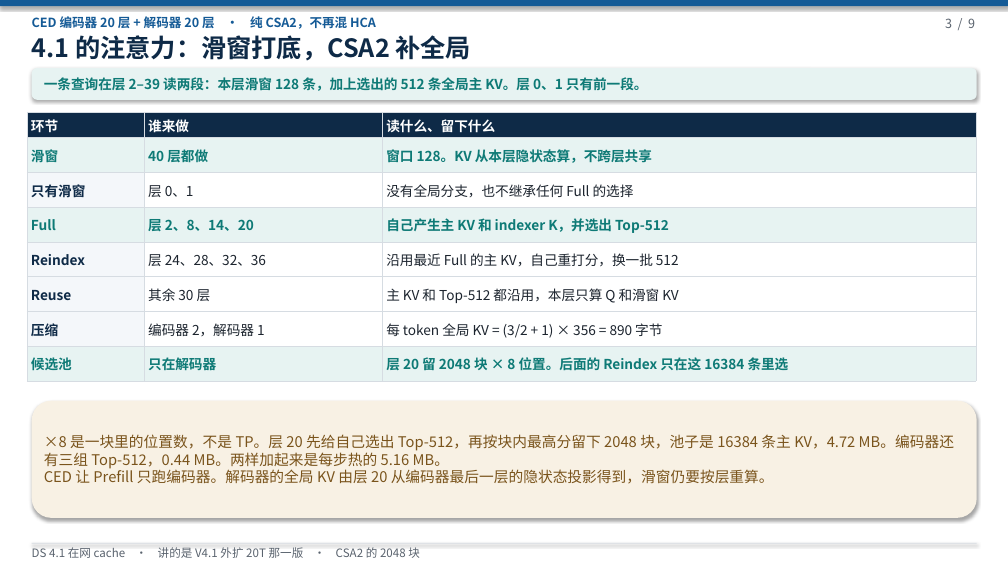
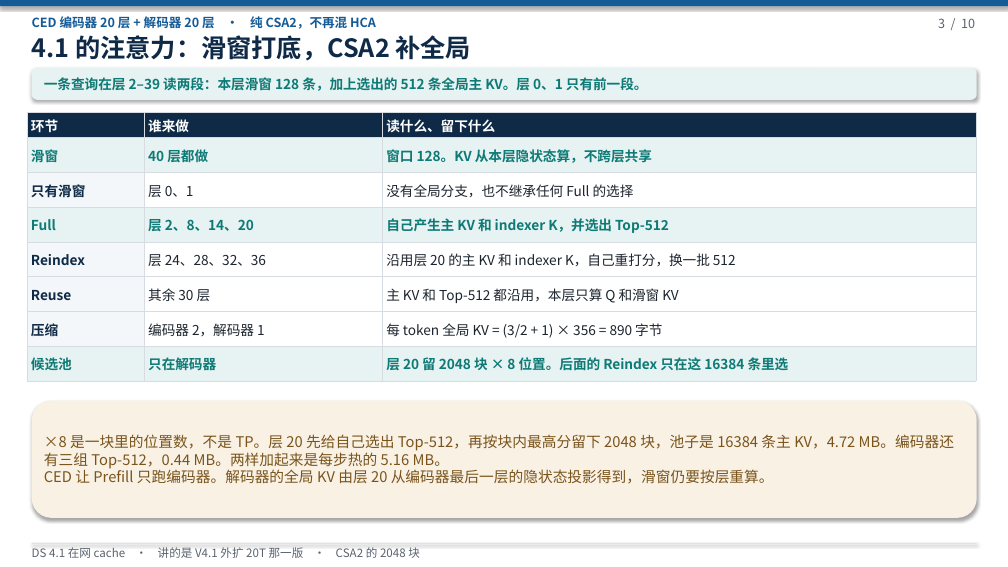
Before and after one commit to 69515164-rgb/UCL-MPComm, a slide deck: slide 3 of docs/DS 4.1在网cache.pptx. Drawn at 1008x567 pixels with LibreOffice and Linux fonts; fonts in the diff are those of the drawing. Boxes give left, top, right and bottom in pixels: in the first picture for what was removed or moved away, otherwise in the second. Text is boxed around its words. In the diff, an @@ line names an element or a change of style, - is before the commit and + after.

```diff
--- a/docs/DS 4.1在网cache.pptx
+++ b/docs/DS 4.1在网cache.pptx
@@ text at box(938, 18, 975, 28): text changed @@
-3 / 9
+3 / 10
@@ table at box(27, 112, 976, 381) @@
-row 5, column 3: 沿用最近 Full 的主 KV，自己重打分，换一批 512
+row 5, column 3: 沿用层 20 的主 KV 和 indexer K，自己重打分，换一批 512
```
Also in this commit, not shown: 8 other slides changed, 1 slide added, 1 other file.
